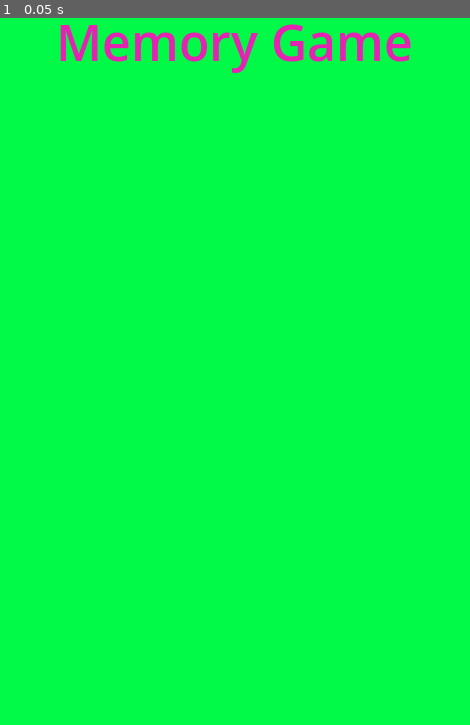
Above: before the commit, frame 1.
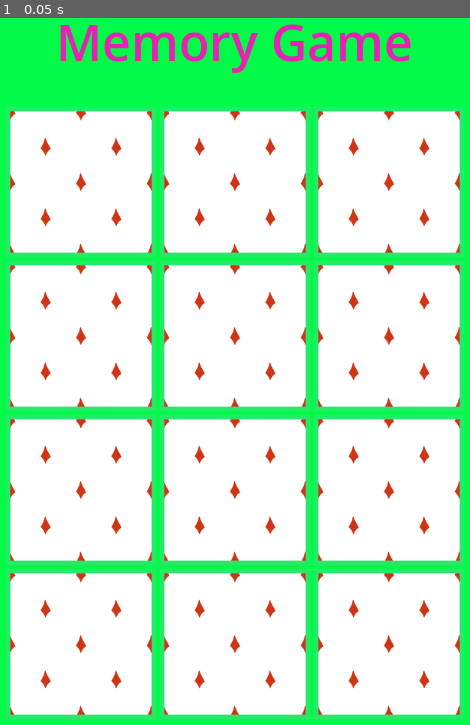
Above: after the commit, the same moment.

Repository: roderickvella/DGD61AMemoryGame_
Game: Godot game, scene res://main/main.tscn
Same seed, same stepped clock (60 frames per second), same inputs: the game is played once before the commit and once after it.
Inputs:
- Up to frame 1 (0.05 s): no input

The runs differ from the first frame. In frame 1, 81% of the frame differs, in the area x 1-99%, y 12-100%.

Commit message:
Lesson2

Diff:
--- a/card/card.gd
+++ b/card/card.gd
@@ -8,8 +8,7 @@
 
 # Called when the node enters the scene tree for the first time.
 func _ready():
-	pass
-	#render_card()
+	render_card()
 
 func render_card():
 	if(is_flipped):
--- /dev/null
+++ b/main/main.gd
@@ -0,0 +1,60 @@
+extends Control
+
+#List to store the card scenes
+var card_scenes_list = []
+#list to keep track of the flipped cards
+var flipped_cards = []
+#flag to control if a card can be flipped
+var can_flip = true
+var match_count = 0 #counter for the number of matched pairs
+
+@onready var label = $Background/Label #label node reference
+@onready var grid = $Background/CenterContainer/Grid #grid node reference
+
+
+# Called when the node enters the scene tree for the first time.
+func _ready():
+	create_cards()
+
+func create_cards():
+	#load back texture
+	var back_texture = preload("res://images/background.png")
+
+	#load front textures
+	var front_textures = [
+		preload("res://images/cat.png"),
+		preload("res://images/cow.png"),
+		preload("res://images/dog.png"),
+		preload("res://images/giraffe.png"),
+		preload("res://images/pig.png"),
+		preload("res://images/monkey.png")
+	]
+
+	#load the card scene
+	var card_scene = preload("res://card/card.tscn")
+
+	for i in range(front_textures.size()): #loop for the number of animals
+		for j in range(0,2): #loop 2 times (two animals of each)
+			var card_instance = card_scene.instantiate() #instantiate the card
+			card_instance.card_type = i #set card type
+			card_instance.front_texture = front_textures[i] #set front texture
+			card_instance.back_texture = back_texture #set back texture
+
+			card_scenes_list.append(card_instance)#add card to the list
+
+	card_scenes_list.shuffle() #shuffle for randomness
+
+	#add each card in the list as a child to the grid
+	for c_scene in card_scenes_list:
+		grid.add_child(c_scene)
+
+
+
+
+
+
+
+
+# Called every frame. 'delta' is the elapsed time since the previous frame.
+func _process(delta):
+	pass
--- a/main/main.tscn
+++ b/main/main.tscn
@@ -1,8 +1,11 @@
-[gd_scene format=3 uid="uid://c3dec785kvbil"]
+[gd_scene load_steps=2 format=3 uid="uid://c3dec785kvbil"]
+
+[ext_resource type="Script" path="res://main/main.gd" id="1_4hqmu"]
 
 [node name="Main" type="Control"]
 layout_mode = 3
 anchors_preset = 0
+script = ExtResource("1_4hqmu")
 
 [node name="Background" type="ColorRect" parent="."]
 layout_mode = 1
